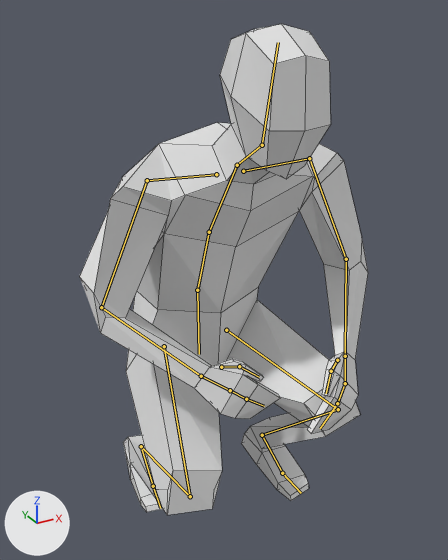
The Blender file Assets/human.blend, before and after one commit.
Both versions are drawn from a 50 mm camera at (-0.639, -1.233, 1.202) aimed at (-0.018, -0.105, 0.638). Arrows for +X, +Y and +Z are at lower left; the lights stay in place. The older version comes first. Both versions are drawn at frame 0 of the action 'crouch_walk'; the numbers are the values there. The bones that bend it are drawn over the model as lines. Mesh edges are drawn as thin lines.

The first picture shows 'Human.001'.
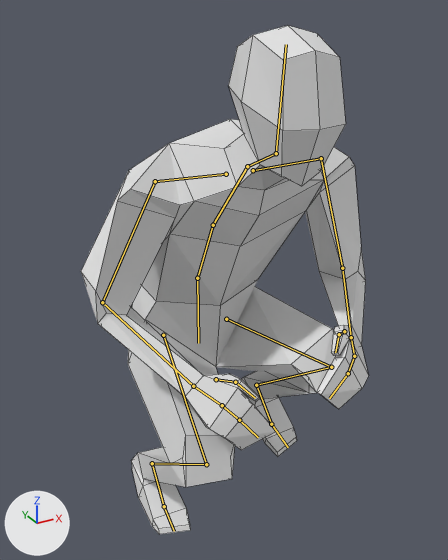
The edits, one by one:
Bone 'base' (bone_base) moves from (0.0, -0.124, 0.508) to (0.0, -0.124, 0.475).
Bone 'Stomach' (bone_stomach) turns from (15, 0, 0) to (22, 0, 0) degrees about its own x, y and z.
Bone 'Head' (bone_head) turns from (-22, 0, 0) to (-36, 0, 0) degrees about its own x, y and z.
Bone 'upperarm.l' (bone_upperarm_l) turns from (-47, 48, 16) to (-56, 44, 15) degrees about its own x, y and z.
Bone 'lowerarm.l' (bone_lowerarm_l) turns from (-59, -28, -6) to (-71, -41, -18) degrees about its own x, y and z.
Bone 'lowerarm.r' (bone_lowerarm_r) turns from (-50, -11, -44) to (-70, -10, -21) degrees about its own x, y and z.
Bone 'foot.l' (bone_foot_l) turns from (38, -1, -5) to (9, 3, 2) degrees about its own x, y and z.
Bone 'toe.l' (bone_toe_l) turns from (0, 0, 0) to (18, -3, -2) degrees about its own x, y and z.
Bone 'foot.r' (bone_foot_r) turns from (62, -3, 13) to (45, -2, 1) degrees about its own x, y and z.
Bone 'ikleg.l' (bone_ikleg_l) moves from (0.001, -0.023, 0.045) to (0.006, -0.151, -0.049).
Bone 'ikleg.l' (bone_ikleg_l) turns from (-14, 0, 0) to (-49, -12, 14) degrees about its own x, y and z.
Bone 'ikleg.r' (bone_ikleg_r) moves from (0.001, 0.031, -0.062) to (0.0, -0.005, 0.009).

Location of each change, (x1, y1, x2, y2) in pixels of the pictures (448 x 560 px):
'Human.001', posed
    before: (79, 24, 368, 515)
    after: (81, 25, 369, 534)
bone 'Stomach', root to tip
    before: (197, 290) to (209, 232)
    after: (197, 278) to (213, 225)
bone 'Head', root to tip
    before: (262, 145) to (278, 42)
    after: (276, 153) to (286, 44)
bone 'upperarm.l', root to tip
    before: (309, 158) to (346, 259)
    after: (321, 158) to (342, 268)
bone 'lowerarm.l', root to tip
    before: (346, 259) to (345, 356)
    after: (342, 268) to (351, 337)
bone 'lowerarm.r', root to tip
    before: (101, 307) to (201, 376)
    after: (102, 302) to (193, 386)
bone 'foot.l', root to tip
    before: (262, 435) to (282, 473)
    after: (256, 385) to (271, 424)
bone 'toe.l', root to tip
    before: (282, 473) to (301, 493)
    after: (271, 424) to (288, 447)
bone 'foot.r', root to tip
    before: (141, 446) to (153, 486)
    after: (152, 463) to (164, 506)
